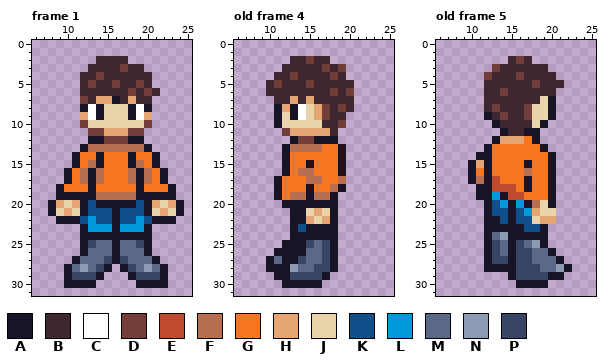
Pixel-art file, stored at Guy.aseprite. The picture above is the old version.
32x32 pixels, 5 frames. Colours within 5 levels of each other are drawn and written as one. Shown: frame 1: x 6..25, y 0..31; old frame 4: x 6..25, y 0..31; old frame 5: x 6..25, y 0..31. The commit also changed other frames, which this record leaves out.
Palette (. is transparent): A #181425  B #3e2731  C #ffffff  D #733e39  E #be4a2f  F #b86f50  G #f77622  H #e4a672  J #ead4aa  K #124e89  L #0099db  M #5a6988  N #8b9bb4  P #3a4466
Pixels before, frame 1, first column x 8:
 2 ......BBBB.......
 3 .....BBBBDBB.....
 4 ....BBDBBBBBB....
 5 ....BDBBDBBDB....
 6 ....BBBBBBDBDB...
 7 ....DBHHABHBB....
 8 ....ACAJJJACA....
 9 ....HCAJJJACH....
10 ....DJJJJJJJD....
11 .....DDHHHDD.....
12 .....AADDDAA.....
13 ....AFFFFFFFA....
14 ...AGGAGGGAGGA...
15 ...AGFAGGGAFGA...
16 ..AGFAFGGGFAFGA..
17 ..AGFAFGGGFAFGA..
18 .AGGGAGGGGGAGGGA.
19 .AAAAAFFFFFAAAAA.
20 AHJHAKAAAAAKAHJHA
21 AJHJAKKKAKKKAJHJA
22 .AAAKLKKAKKLKAAA.
23 ....ALLLALLLA....
24 ....AAAAAAAAA....
25 ....APMMAMMPA....
26 ....AMMMAMMMA....
27 ...AMMMPAPMMMA...
28 ..AMNMPA.APMNMA..
29 ..APPPA...APPPA..
30 ..AAAA.....AAAA..
Pixels before, old frame 4, first column x 10:
 2 ...BBDBB...
 3 ..BBBBBDBD.
 4 .BBDBBBBDB.
 5 BDBBBDBBBBB
 6 BBBBBBBBDBD
 7 .BBHBHBBBBB
 8 .AHACJHDBDB
 9 .AJACJHDBB.
10 .AJJJJJBBD.
11 ..DHHHHHB..
12 ...ADDAAA..
13 ..AFFFFGGA.
14 ..AGGGGGGA.
15 ..AGGAGGGA.
16 ..AGFFGGGA.
17 .AGGGFFGGF.
18 .AGGGAGGFA.
19 .AGFFAFFA..
20 ..AAAAAAA..
21 ...AAJHJA..
22 ...AAHJHA..
23 ...AKAAAA..
24 ...AAAAAA..
25 ..AAAPMPA..
26 .AAAAMMPA..
27 AMAAPMMPA..
28 AAANMMPPA..
29 .AAPPPPA...
30 ..AAAAA....
Pixels before, old frame 5, first column x 10:
 2 .....BDB.....
 3 ...DBBBBBB...
 4 ..DBBBDBBBB..
 5 ..BBBBBBDBBB.
 6 ..BBDBBBBBB..
 7 ..BBBBBBBJA..
 8 ..BDBBBDJJA..
 9 ..ABDBBDJJA..
10 ...ABBBBJA...
11 ....ABBAA....
12 ...AHHHGA....
13 ..AGGGGGGA...
14 .AAGGGGGGGA..
15 AHAGGGGAGGA..
16 AGAGGGGFGGA..
17 AFAEGGGAGGA..
18 .AAEEEGAGGA..
19 .AALAEEGGGA..
20 ..AKLALAFJA..
21 ..AKKAKLHJJ..
22 ..AAKAKKJHH..
23 ..AAAAAKKA...
24 ..AMNAAAAA...
25 ..APMAPMNA...
26 ..APMAPPMMA..
27 ..APPAPPMMMA.
28 ..AAAAPPPMMNA
29 .....APPPPAA.
30 ......AAAA...
After the commit:
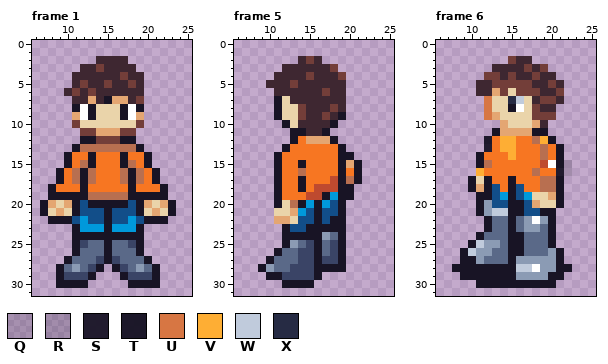
Colours new in this view: Q #1814252c  R #18142533  S #181425f1  T #181425f8  U #d77643  V #feae34  W #c0cbdc  X #262b44
Edits made:
frames 5 -> 6
Changed rows in their new state; - is an unchanged pixel.
Frame 1:
first column x 7:
 3 -----B-D--B-.-----
 4 ----B--B--D--.----
 5 ----BDB-DB-DB.----
 6 ---BD-D----B-..---
 7 ----BBHBAHHBD.----
 8 ----ACAJ--ACA.----
 9 ----HCAJ--ACH.----
10 ----DJ------D.----
11 -----D-H--D-.-----
12 -----A-D--A-.-----
13 ----AF------A.----
14 ---AG-AG--AG-A.---
15 ---AGFAG--AFGA.---
16 --AGFAFG--FAFGA.--
17 --AGFAFG--FAFGA.--
18 -AG--AG----AG--A.-
19 -A----F----A----.-
20 AHJHAKA----KAHJHA.
21 AJHJAK--AK--AJHJA.
22 -A--KLK-AK-LKA--.-
23 ----AL--AL--A.----
24 ----A--------.----
25 ----APM-AM-PA.----
26 ----AM--AM--A.----
27 ---AM--PAPM--A.---
28 --AMNMPA.APMNMA.--
29 --AP--A.--AP--A.--
30 --A---.----A---.--
Frame 5 against old frame 4:
first column x 9:
 2 ----.---.----
 3 --------BD.--
 4 ----B-D--BD--
 5 --B-D-B----.-
 6 -.------DB-.-
 7 --AJB-B----.-
 8 ---JJDBBBDB.-
 9 ----JDBB--A--
10 --.A-BBB-A.--
11 ---.AABBA.---
12 -----GHHH----
13 ----GGGG-----
14 --AG-------A-
15 --AG-AG----HA
16 --AG--G----GA
17 -----AGG-EAFA
18 -----AGEEE-A-
19 ----GGEEALAA-
20 --AJF-L-LKA--
21 --JJHLKAKKA--
22 --HHJKKAK-A--
23 ---AK-----A--
24 ---A----NMA--
25 ----NM-AMPA--
26 ---MMPPAMPA--
27 ---MM-PA-PA--
28 ANMMPPPAA-A--
29 -A-P---A.----
30 -------.-----
Frame 6 against old frame 5:
first column x 8:
 2 -------DB------
 3 -----B---D-D---
 4 -----D-DB-D----
 5 ---B-DDDDDB-D--
 6 ---B-H-JDDD--D-
 7 ----UJJXWJ-DDB-
 8 ----UJJACJDBB--
 9 ----UHJJJJDDD--
10 -----.HJJJHB---
11 -----AHHHH-A---
12 ----TGVVG-FVA--
13 ----S-VV---FGA-
14 ----G--V---FGA-
15 --.AF----G-ECAQ
16 --.VG----GF-GSR
17 ---J-G-A-G-FFA-
18 --AH-KGAKG-FFA-
19 -----KLAKLJJHA-
20 ---AN-K-AKH-JA-
21 ---ANWW-AKKAA--
22 -----MM-MNCNA--
23 -----MM-MNNMA--
24 ---AM-M--MMMA--
25 --AWNN--A-MMA--
26 -AWNNM--AM--NA-
27 -AANMMM-NNNNN--
28 AAAA----WWCNNA-
29 -AAAAAA-NNNN---
30 ---AAAAA----A--
Changed places in both pictures, as pixel boxes (x1, y1, x2, y2):
changed: (40, 64, 184, 288)
changed: (258, 56, 362, 288)
changed: (452, 56, 572, 288)
